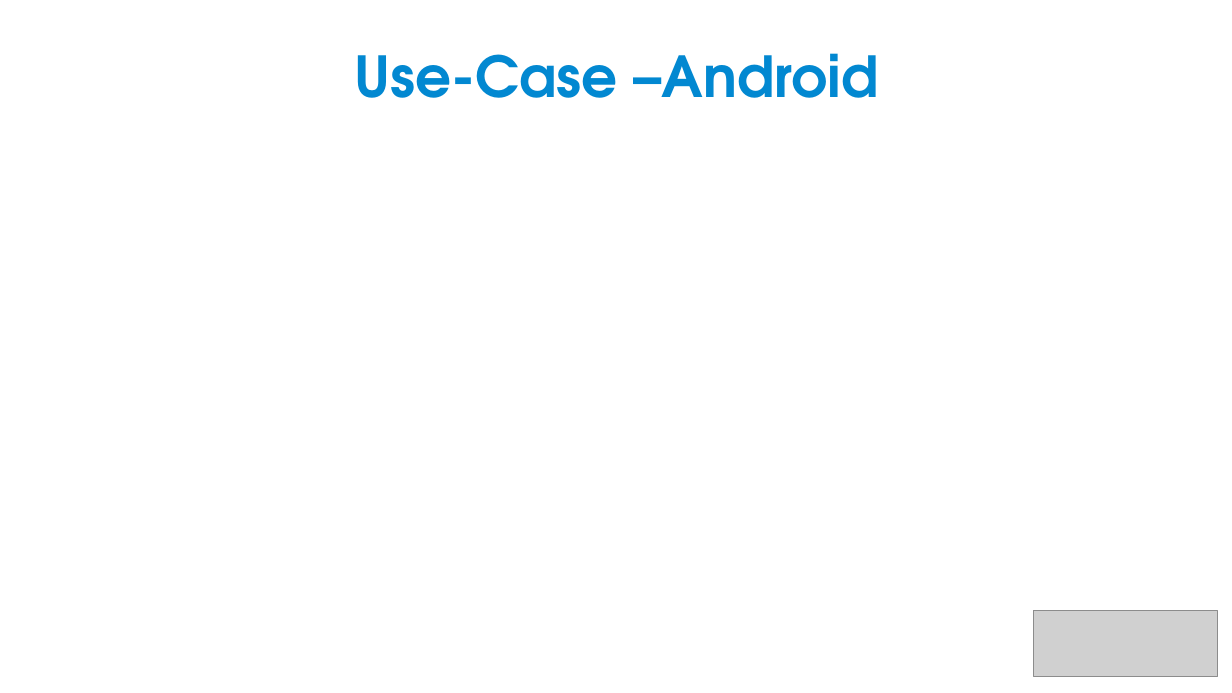
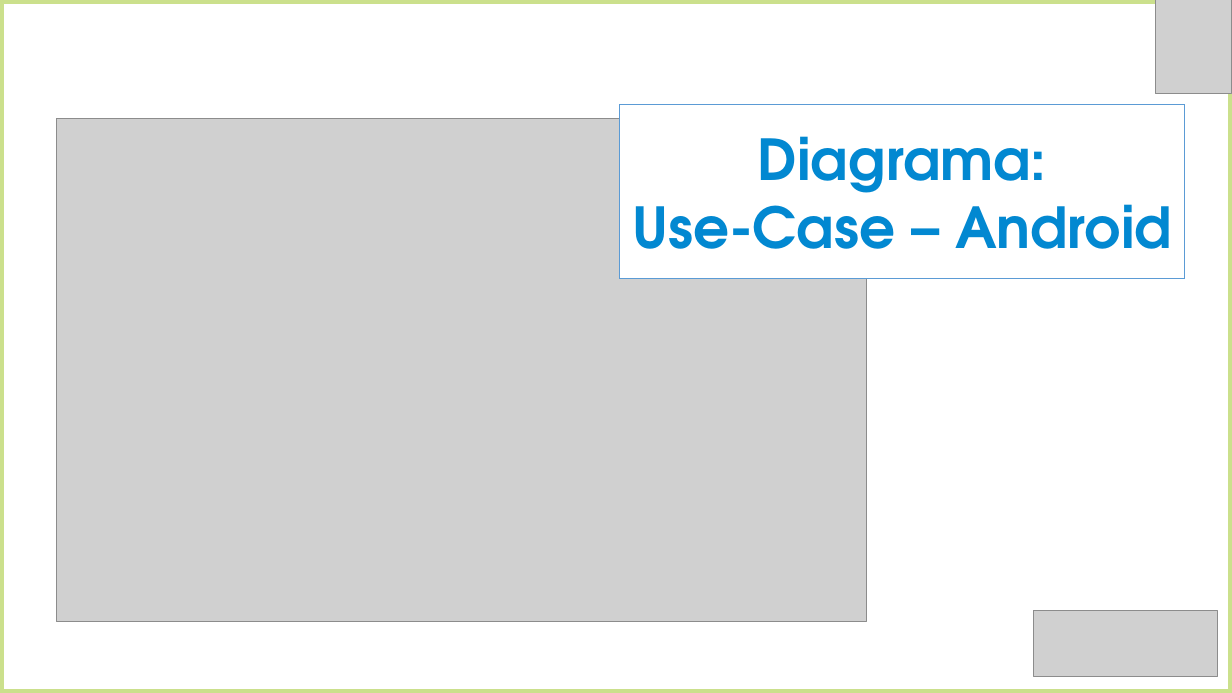
Before and after one commit to tcc-grupo-e/TCC, a slide deck: slide 16 of TCC.pptx (slide 10 before the commit). Drawn at 1232x693 pixels with LibreOffice and Linux fonts; fonts in the diff are those of the drawing; grey boxes stand for pictures. Boxes give left, top, right and bottom in pixels: in the first picture for what was removed or moved away, otherwise in the second. Text is boxed around its words. In the diff, an @@ line names an element or a change of style, - is before the commit and + after.

```diff
--- a/TCC.pptx
+++ b/TCC.pptx
@@ rectangle added at (0,0,1232,693), fill #FFFFFF, outline #CBE08C 6 pt @@
@@ picture added at (1155,0,1232,94) @@
@@ picture added at (56,119,867,622) @@
@@ rectangle "Diagrama:": place and size @@
-rectangle "Diagrama:" at (355,53,879,98)
+rectangle "Diagrama:" at (620,104,1185,278)
@@ rectangle "Diagrama:" at (620,104,1185,278): fill none to #FFFFFF; outline none to #5B9BD5 1 pt @@
@@ text in rectangle at (632,136,1172,249): text changed @@
-Use-Case –Android
+Diagrama:
+Use-Case – Android
```
Also in this commit, not shown: 11 other slides changed, 9 slides added, 2 slides removed.
